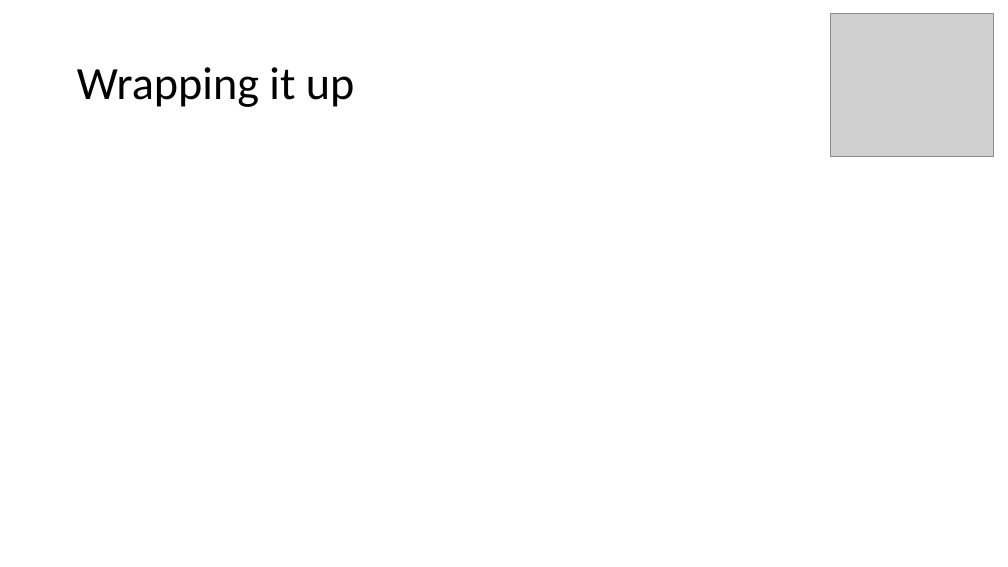
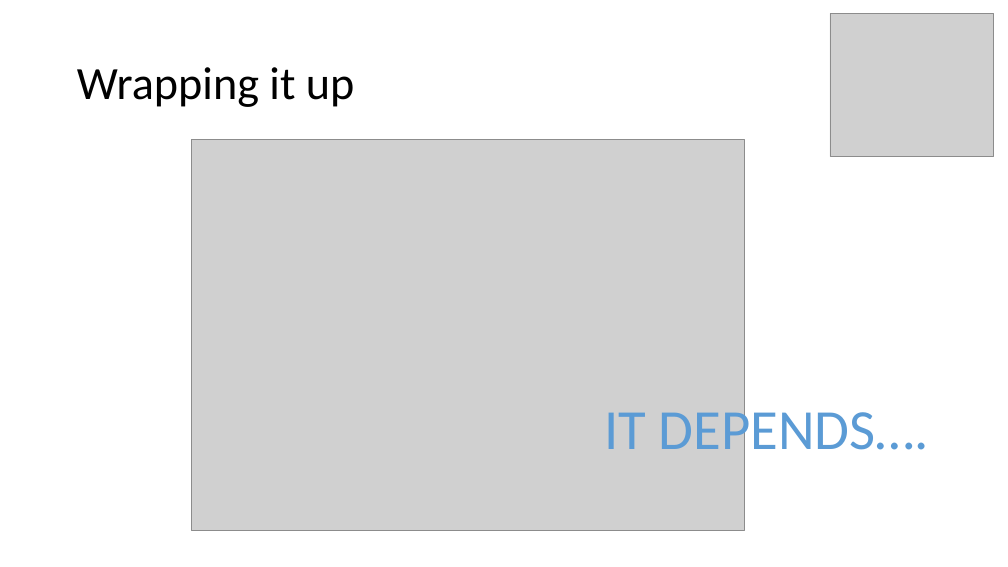
Before and after one commit to MerrionComputing/Presentations, a slide deck: slide 7 of Taming the Concurrency Crocodile.pptx. Drawn at 1008x567 pixels with LibreOffice and Linux fonts; fonts in the diff are those of the drawing; grey boxes stand for pictures. Boxes give left, top, right and bottom in pixels: in the first picture for what was removed or moved away, otherwise in the second. Text is boxed around its words. In the diff, an @@ line names an element or a change of style, - is before the commit and + after.

```diff
--- a/Taming the Concurrency Crocodile.pptx
+++ b/Taming the Concurrency Crocodile.pptx
@@ picture added at (x1=191, y1=140, x2=745, y2=531) @@
@@ text added at (x1=604, y1=402, x2=929, y2=463), 54 pt, text gradient #1F4E79 to #5B9BD5 to #9DC3E6 @@
+IT DEPENDS….
```
Also in this commit, not shown: 5 other slides changed.
